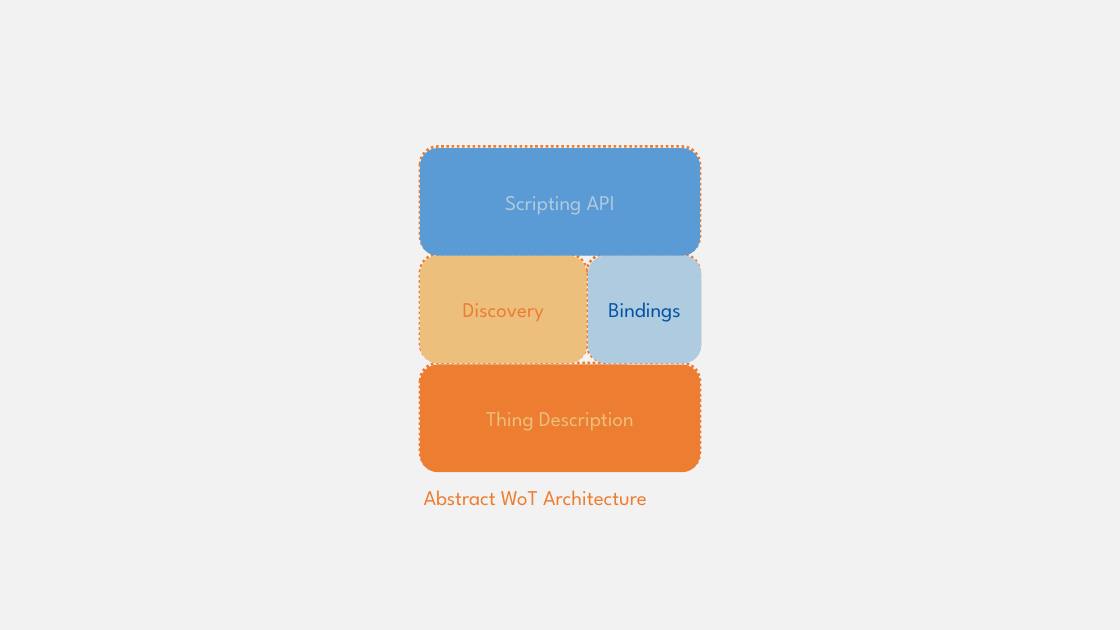
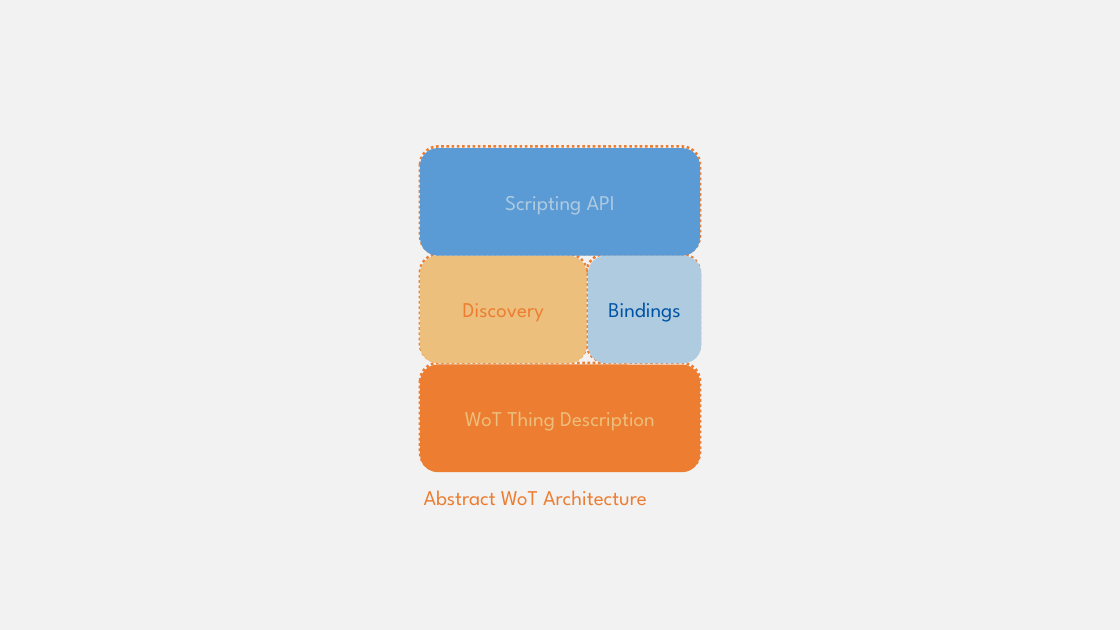
Before and after one commit to w3c/wot-cg, a slide deck: slide 3 of Tutorials/whatiswot/12-Building_Blocks/12-Building_Blocks.pptx. Drawn at 1120x630 pixels with LibreOffice and Linux fonts; fonts in the diff are those of the drawing. Boxes give left, top, right and bottom in pixels: in the first picture for what was removed or moved away, otherwise in the second. Text is boxed around its words. In the diff, an @@ line names an element or a change of style, - is before the commit and + after.

```diff
--- a/Tutorials/whatiswot/12-Building_Blocks/12-Building_Blocks.pptx
+++ b/Tutorials/whatiswot/12-Building_Blocks/12-Building_Blocks.pptx
@@ text in rounded rectangle at (465,412,655,430): text changed @@
-Thing Description
+WoT Thing Description
```
Also in this commit, not shown: 10 other slides changed, 4 slides added, 2 slides removed.
